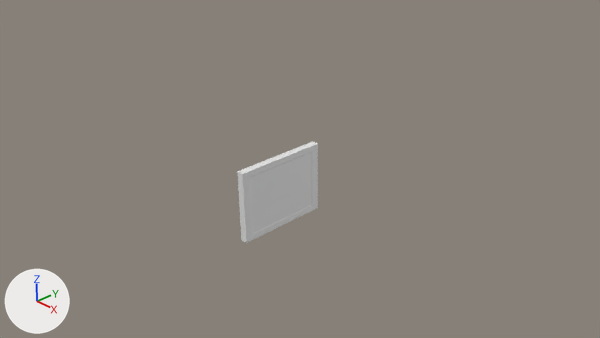
Renders of the Blender file bachelor/Assets/Prefabs/Models/Window.blend from each side of a commit.
Rendered twice from the file's camera 'Camera'. Lighting does not change. The marker at lower left points along +X, +Y and +Z.

Script lines for the objects in view, before the commit:
```python
me_cube = bpy.data.meshes.new('Cube')
me_cube.from_pydata(...)  # 28 vertices, 28 faces; spans x -1.0..1.0, y -1.0..1.0, z -1.0..1.0
me_cube_001 = bpy.data.meshes.new('Cube.001')
me_cube_001.from_pydata(...)  # a box spanning x -0.86..0.86, y -0.81..0.81, z -0.81..0.81
ob_glass = bpy.data.objects.new('Glass', me_cube_001)
ob_glass.location = (0.0, 0.0, 0.0)
ob_glass.scale = (0.065, 0.84, 0.646)
ob_window_frame = bpy.data.objects.new('Window Frame', me_cube)
ob_window_frame.location = (0.0, 0.0, 0.0)
ob_window_frame.scale = (0.065, 0.84, 0.646)
```
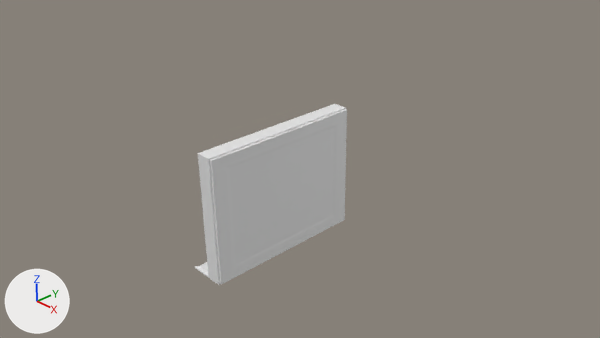
Where the newer file only moved an object's origin or applied its transform, the numbers keep the older frame.

Edits to the bpy script that builds the scene:
```text
Change me_cube_001:
    where me_cube_001.from_pydata(...)  # 8 vertices, 6 faces; spans x -0.86..0.86, y -0.81..0.81, z -0.81..0.81
    used by ob_glass; location = (0.0, 0.0, 0.0); scale = (0.065, 0.84, 0.646)
    me_cube_001 part 2: the whole mesh is scaled about its middle by (-0.665, -1.71, 1.7), then moved by (1.74, 0.0, 0.0)
Change me_cube:
    used by ob_window_frame; location = (0.0, 0.0, 0.0); scale = (0.065, 0.84, 0.646)
    remove me_cube.from_pydata(...)  # 28 vertices, 28 faces; spans x -1.0..1.0, y -1.0..1.0, z -1.0..1.0
    add me_cube.from_pydata(...)  # 24 vertices, 21 faces; spans x -0.28..0.0, y -2.98..0.0, z -1.15..1.15
    me_cube part 1: the whole mesh is rebuilt
Add me_cube_1:
    me_cube_1.from_pydata(...)  # 32 vertices, 31 faces, 1 loose edge; spans x -0.04..0.04, y -2.96..-0.02, z -1.13..1.12
Add me_cube_003:
    me_cube_003.from_pydata([(-0.23, -2.95, -1.12), (-0.23, -0.04, -1.12), (-0.28, -2.98, -1.15), (-0.28, 0.0, -1.15), (-0.62, -2.95, -1.12), (-0.68, -2.98, -1.15), (-0.62, -0.04, -1.12), (-0.68, 0.0, -1.15), (-0.23, -2.95, -1.09), (-0.28, -2.98, -1.12), (-0.28, 0.0, -1.12), (-0.23, -0.04, -1.09), (-0.62, -2.95, -1.09), (-0.68, -2.98, -1.12), (-0.68, 0.0, -1.12), (-0.62, -0.04, -1.09)], [], [(4, 6, 7, 5), (0, 1, 6, 4), (3, 2, 5, 7), (5, 2, 9, 13), (9, 8, 12, 13), (11, 10, 14, 15), (6, 1, 11, 15), (0, 4, 12, 8), (7, 6, 15, 14), (4, 5, 13, 12), (3, 7, 14, 10)])
Change ob_window_frame:
    ob_window_frame.scale: (0.065, 0.84, 0.646) -> (1.0, 1.0, 1.0)
    ob_window_frame.location: (0.0, 0.0, 0.0) -> (0.11, 1.49, 0.0)
Add ob_window:
    ob_window = bpy.data.objects.new('Window', me_cube_1)
    ob_window.location = (0.11, 1.49, 0.0)
Add ob_window_frame_001:
    ob_window_frame_001 = bpy.data.objects.new('Window Frame.001', me_cube_003)
    ob_window_frame_001.location = (0.11, 1.49, 0.0)
```

Pixel boxes (x1, y1, x2, y2) of what changed, in the pictures (600 x 338 px):
'Glass', mesh rescaled (71% wider, 72% taller): before (250, 153, 311, 233); after (229, 127, 334, 265)
'Window', added: after (210, 109, 347, 285)
'Window Frame', reshaped, moved, rescaled (82% wider, 77% taller): before (237, 141, 318, 243); after (198, 104, 346, 285)
'Window Frame.001', added: after (195, 262, 209, 278)
